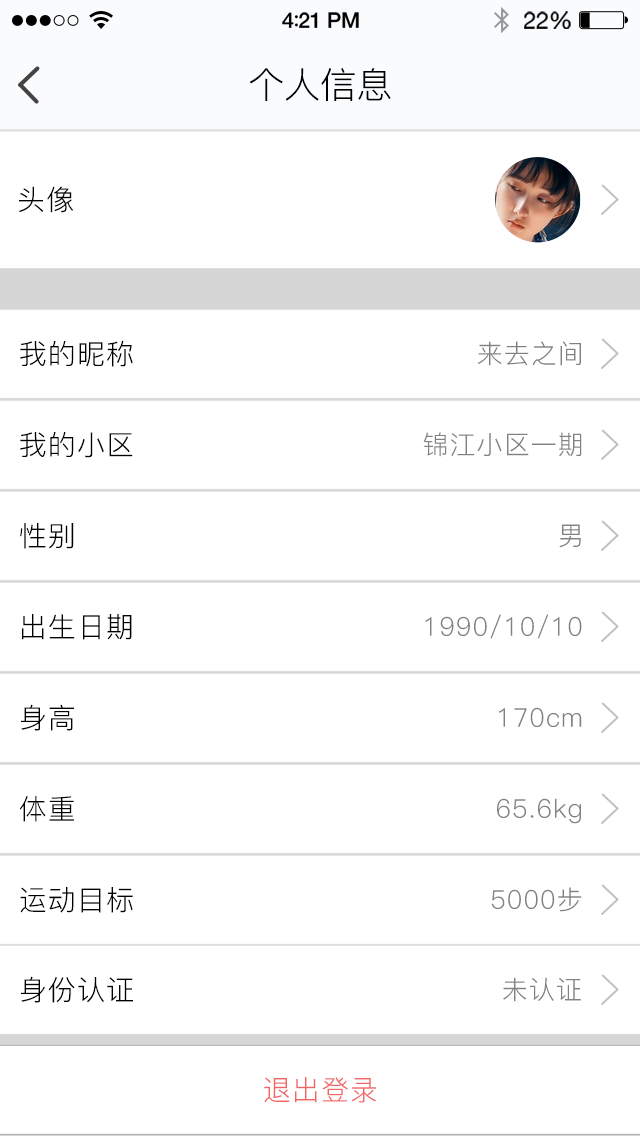
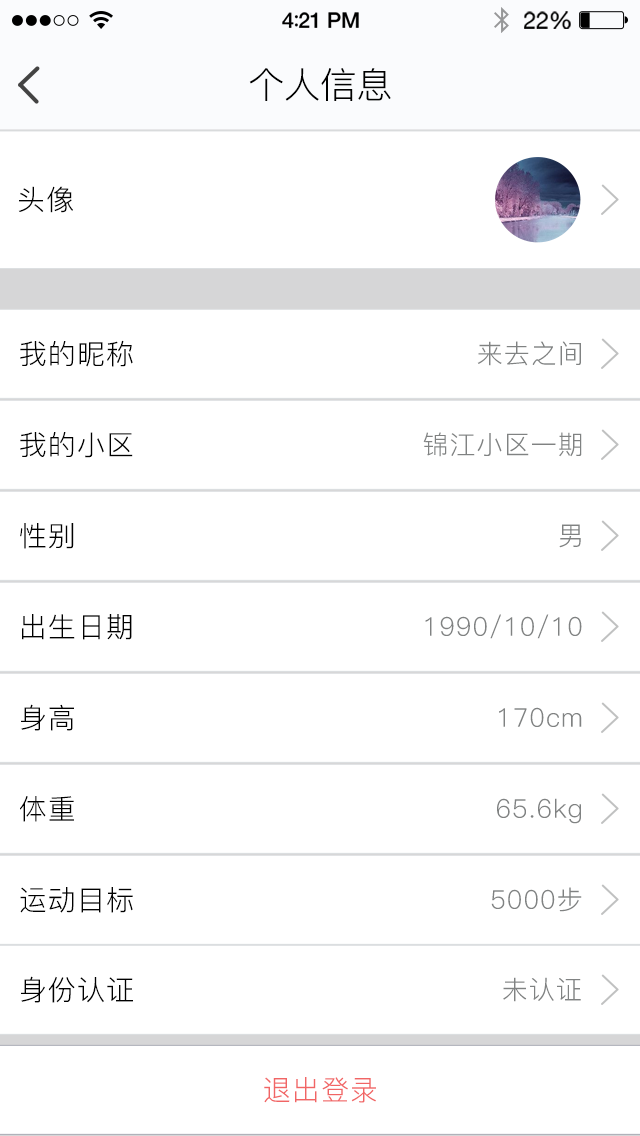
Layers edited between the first and the second 640px x 1136px image:
added layer "图层 2" in group "我" over [495, 157, 581, 243]
